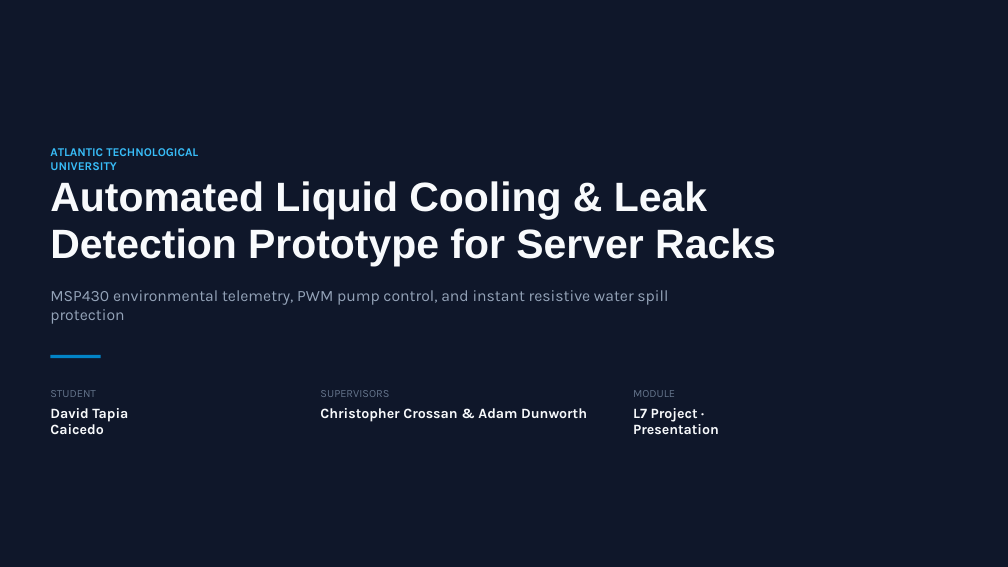
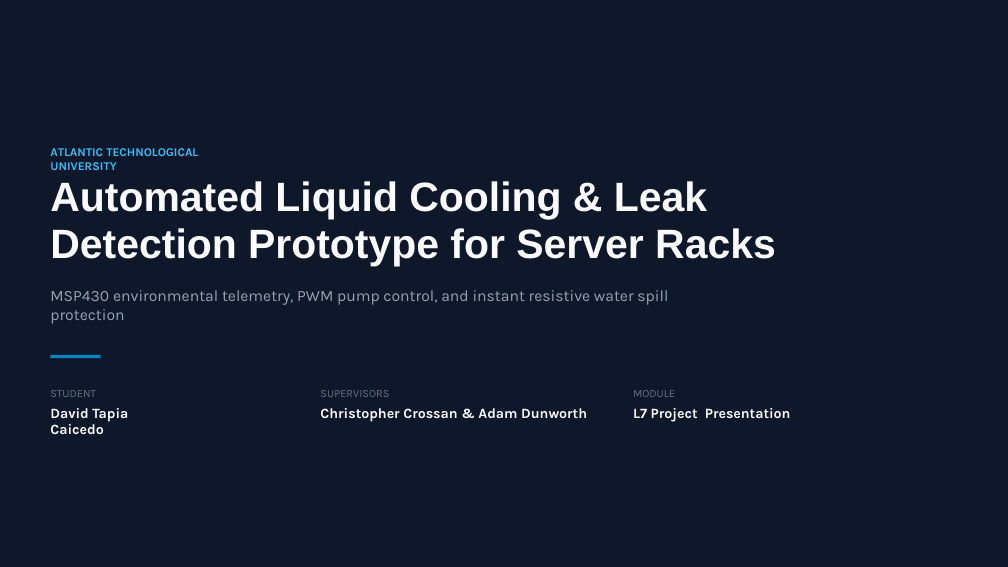
Before and after one commit to daviz04/L7_Project, a slide deck: slide 1 of Automated Liquid Cooling & Leak Detection Presentation.pptx. Drawn at 1008x567 pixels with LibreOffice and Linux fonts; fonts in the diff are those of the drawing. Boxes give left, top, right and bottom in pixels: in the first picture for what was removed or moved away, otherwise in the second. Text is boxed around its words. In the diff, an @@ line names an element or a change of style, - is before the commit and + after.

```diff
--- a/Automated Liquid Cooling & Leak Detection Presentation.pptx
+++ b/Automated Liquid Cooling & Leak Detection Presentation.pptx
@@ text at [633, 408, 791, 421]: text changed @@
-L7 Project · Presentation
+L7 Project Presentation
```
Also in this commit, not shown: 9 other slides changed.
